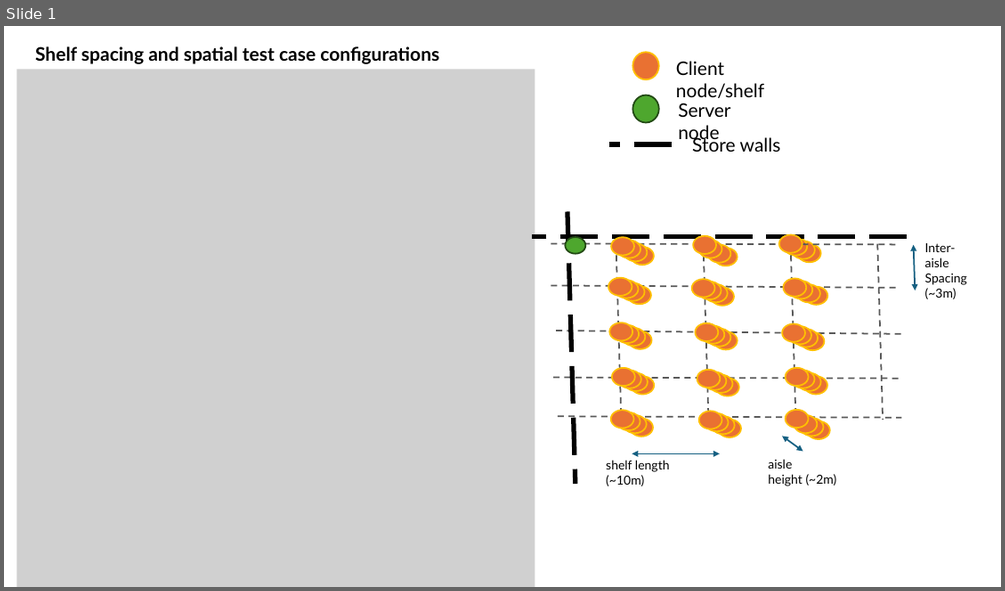
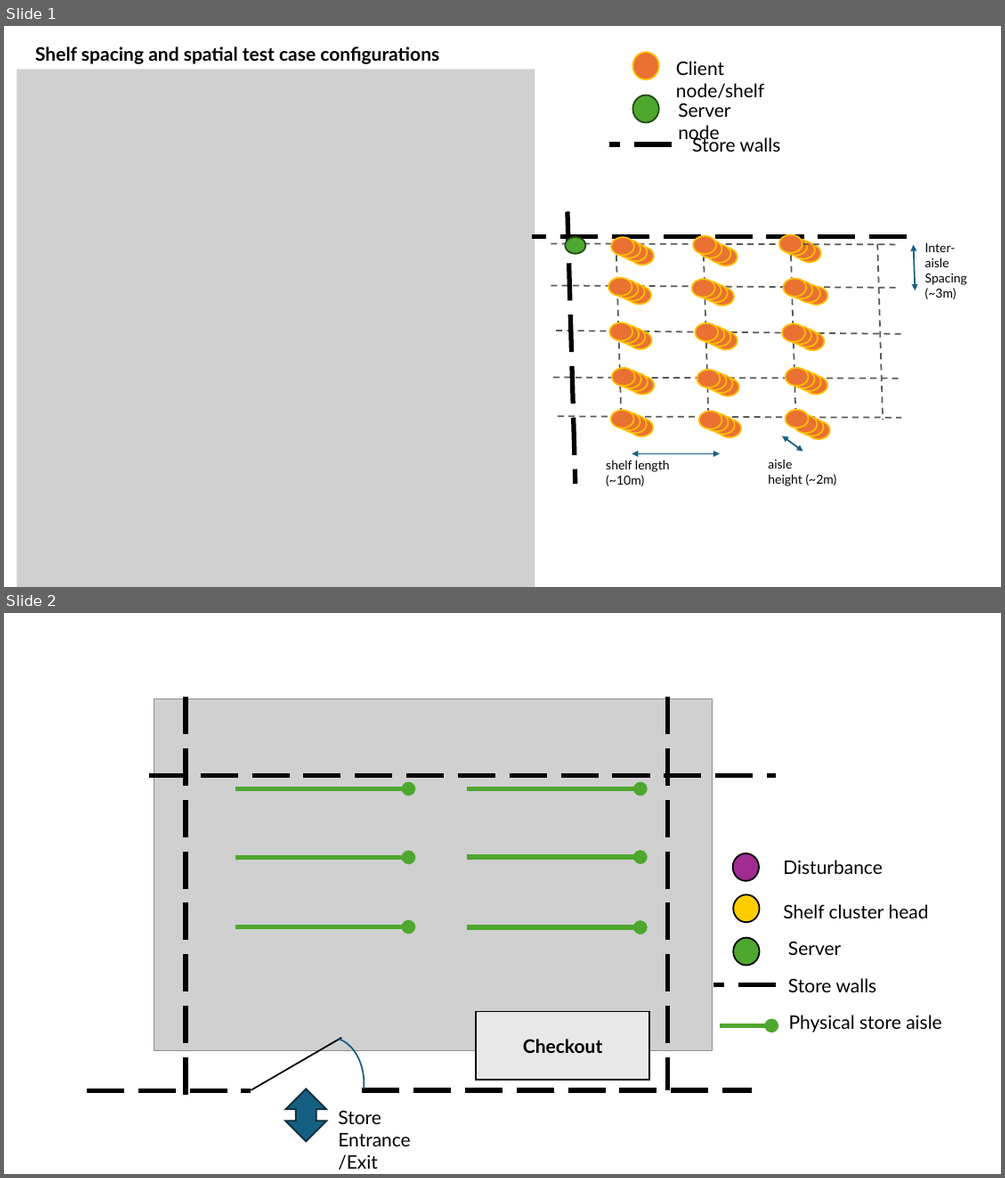
Before and after one commit to Visne/5LIC0, a slide deck: performance evaluation/A note on performance evals.pptx. Shown one above the other, each under a label of ours: slide 1 before the commit, slides 1 and 2 after it. The pictures are 1005x591 and 1005x1178 pixels, drawn with LibreOffice and Linux fonts; fonts in the diff are those of the drawing; grey boxes stand for pictures. Boxes give left, top, right and bottom in pixels: in the first picture for what was removed or moved away, otherwise in the second. Text is boxed around its words. In the diff, an @@ line names an element or a change of style, - is before the commit and + after.

```diff
--- a/performance evaluation/A note on performance evals.pptx
+++ b/performance evaluation/A note on performance evals.pptx
@@ slide 2 added at (4, 613, 1001, 1174), background #FFFFFF @@
@@ picture added at (154, 699, 712, 1051) @@
@@ line added from (186, 697) to (186, 1102), #000000 4.5 pt dashed @@
@@ line added from (668, 697) to (668, 1090), #000000 4.5 pt dashed @@
@@ line added from (149, 775) to (776, 775), #000000 4.5 pt dashed @@
@@ arrow added from (235, 788) to (409, 788), #4EA72E 4.5 pt @@
@@ line added from (467, 788) to (644, 788), #156082 1.5 pt @@
@@ arrow added from (467, 788) to (640, 788), #4EA72E 4.5 pt @@
@@ line added from (235, 858) to (409, 858), #156082 1.5 pt @@
@@ arrow added from (235, 858) to (409, 858), #4EA72E 4.5 pt @@
@@ line added from (467, 858) to (644, 858), #156082 1.5 pt @@
@@ arrow added from (467, 857) to (640, 857), #4EA72E 4.5 pt @@
@@ ellipse added at (733, 853, 760, 881), fill #A02B93, outline #000000 1.5 pt @@
@@ text added at (783, 860, 882, 874), 18 pt, text #000000 @@
+Disturbance
@@ ellipse added at (733, 895, 760, 923), fill #FFCC00, outline #000000 1.5 pt @@
@@ text added at (783, 904, 929, 918), 18 pt, text #000000 @@
+Shelf cluster head
@@ line added from (235, 927) to (409, 927), #156082 1.5 pt @@
@@ arrow added from (235, 927) to (409, 927), #4EA72E 4.5 pt @@
@@ line added from (467, 925) to (644, 925), #156082 1.5 pt @@
@@ arrow added from (467, 927) to (640, 927), #4EA72E 4.5 pt @@
@@ ellipse added at (733, 938, 760, 965), fill #4EA72E, outline #000000 1.5 pt @@
@@ text added at (788, 941, 841, 955), 18 pt, text #000000 @@
+Server
@@ line added from (776, 985) to (713, 985), #000000 4.5 pt dashed @@
@@ text added at (788, 978, 877, 992), 18 pt, text #000000 @@
+Store walls
@@ rectangle added at (476, 1012, 649, 1079), fill #E8E8E8, outline #000000 1.5 pt, 18 pt, text #000000, bold @@
+Checkout
@@ line added from (251, 1090) to (342, 1038), #000000 1.5 pt @@
@@ arc (boxed as its full ellipse) added at (298, 1038, 364, 1130), outline #156082 1.5 pt @@
@@ arrow added from (720, 1026) to (772, 1026), #4EA72E 4.5 pt @@
@@ text added at (789, 1014, 942, 1032), 18 pt, text #000000 @@
+Physical store aisle
@@ line added from (87, 1091) to (251, 1091), #000000 4.5 pt dashed @@
@@ up down arrow added at (286, 1088, 327, 1141), fill #156082, outline #092A39 1.5 pt @@
@@ line added from (362, 1090) to (752, 1090), #000000 4.5 pt dashed @@
@@ text added at (338, 1110, 410, 1169), 18 pt, text #000000 @@
+Store Entrance/Exit
```
Also in this commit, not shown: 16 other files.
